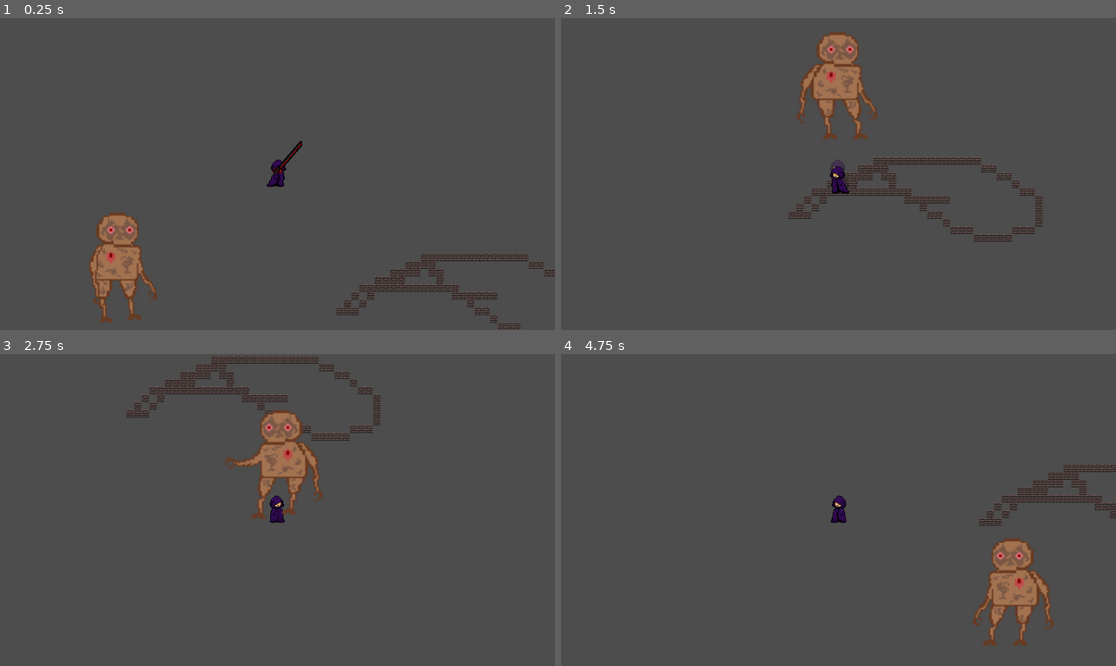
Above: before the commit, frames 1-4 (two rows, left to right).
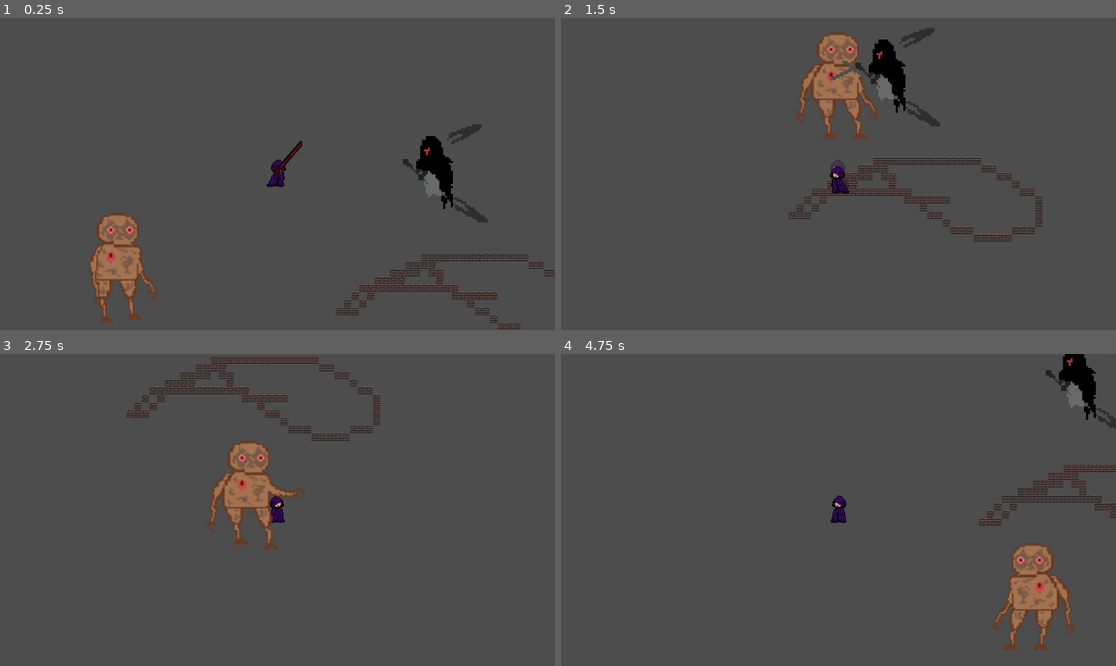
Above: after the commit, the same moments.

Repository: Eathand/GDA-Game
Game: Godot game, scene res://scenes/Main.tscn
Same seed, same stepped clock (60 frames per second), same inputs: the game is played once before the commit and once after it. The engine's default icon, where the game draws it, is replaced by a stand-in: a white triangle on a blue panel in a dark square.
Inputs (mouse positions are in pixels of both pictures, inside the frame that each line leads up to):
- Up to frame 1 (0.25 s): no input
- Up to frame 2 (1.5 s): move the mouse to (960, 158) at 0.52 s; hold D (right) 0.53-1.28 s; click (960, 158) at 0.6 s; move the mouse to (727, 189) at 1.27 s; hold S (down) from 1.28 s (still down); tap Shift (dash) at 1.35 s
- Up to frame 3 (2.75 s): move the mouse to (333, 441) at 2.02 s; release S (down) at 2.03 s; hold D (right) from 2.03 s (still down); tap P (test_damage) at 2.1 s
- Up to frame 4 (4.75 s): move the mouse to (810, 572) at 2.77 s; release D (right) at 2.78 s; hold W (up) 2.78-3.53 s; click (810, 572) at 2.85 s; move the mouse to (1005, 556) at 3.52 s; hold A (left) from 3.53 s (still down); tap Shift (dash) at 3.6 s; move the mouse to (672, 463) at 4.27 s; tap P (test_damage) at 4.35 s

The runs differ from the first frame. In frame 1, 1.3% of the frame differs, in the area x 72-88%, y 34-66%; in frame 2, 1.4%; in frame 3, 4.0%; in frame 4, 4.0%, in the area x 74-100%, y 0-95%.

Commit message:
starting with boss and slash

Diff:
--- a/gda-game-capstone/scenes/Main.tscn
+++ b/gda-game-capstone/scenes/Main.tscn
@@ -6,6 +6,7 @@
 [ext_resource type="Texture2D" uid="uid://778ae7qkf6aw" path="res://tileset/0x72_DungeonTilesetII_v1.7/atlas_walls_low-16x16.png" id="4_vcqlc"]
 [ext_resource type="PackedScene" uid="uid://dw7pcx2ur8mps" path="res://scenes/player.tscn" id="5_5qw7p"]
 [ext_resource type="PackedScene" uid="uid://bdav71f162way" path="res://scenes/mob.tscn" id="6_kkhwn"]
+[ext_resource type="PackedScene" uid="uid://c4agpyawtrg1g" path="res://scenes/boss.tscn" id="7_7wip2"]
 
 [sub_resource type="TileSetAtlasSource" id="TileSetAtlasSource_jl4hk"]
 texture = ExtResource("1_kb3yc")
@@ -905,3 +906,6 @@
 
 [node name="Mob" parent="." instance=ExtResource("6_kkhwn")]
 position = Vector2(97, 432)
+
+[node name="Boss" parent="." instance=ExtResource("7_7wip2")]
+position = Vector2(759, 212)
--- /dev/null
+++ b/gda-game-capstone/scenes/boss.tscn
@@ -0,0 +1,108 @@
+[gd_scene load_steps=16 format=3 uid="uid://c4agpyawtrg1g"]
+
+[ext_resource type="Script" path="res://scripts/boss.gd" id="1_xj2rm"]
+[ext_resource type="Texture2D" uid="uid://6rfv352oqnuw" path="res://assets/boss.png" id="2_cdoq0"]
+[ext_resource type="Texture2D" uid="uid://cuhh2hrmq3mbe" path="res://assets/boss attk-Sheet.png" id="3_m5vrs"]
+
+[sub_resource type="CapsuleShape2D" id="CapsuleShape2D_6s4um"]
+radius = 44.0
+height = 208.0
+
+[sub_resource type="AtlasTexture" id="AtlasTexture_m106n"]
+atlas = ExtResource("3_m5vrs")
+region = Rect2(0, 0, 1024, 1024)
+
+[sub_resource type="AtlasTexture" id="AtlasTexture_gi75c"]
+atlas = ExtResource("3_m5vrs")
+region = Rect2(1024, 0, 1024, 1024)
+
+[sub_resource type="AtlasTexture" id="AtlasTexture_l1o4l"]
+atlas = ExtResource("3_m5vrs")
+region = Rect2(2048, 0, 1024, 1024)
+
+[sub_resource type="AtlasTexture" id="AtlasTexture_o6fpi"]
+atlas = ExtResource("3_m5vrs")
+region = Rect2(3072, 0, 1024, 1024)
+
+[sub_resource type="AtlasTexture" id="AtlasTexture_pruhs"]
+atlas = ExtResource("3_m5vrs")
+region = Rect2(4096, 0, 1024, 1024)
+
+[sub_resource type="AtlasTexture" id="AtlasTexture_mbyhb"]
+atlas = ExtResource("3_m5vrs")
+region = Rect2(5120, 0, 1024, 1024)
+
+[sub_resource type="AtlasTexture" id="AtlasTexture_0gxvg"]
+atlas = ExtResource("3_m5vrs")
+region = Rect2(6144, 0, 1024, 1024)
+
+[sub_resource type="AtlasTexture" id="AtlasTexture_nq25v"]
+atlas = ExtResource("3_m5vrs")
+region = Rect2(7168, 0, 1024, 1024)
+
+[sub_resource type="AtlasTexture" id="AtlasTexture_8eaqx"]
+atlas = ExtResource("3_m5vrs")
+region = Rect2(8192, 0, 1024, 1024)
+
+[sub_resource type="AtlasTexture" id="AtlasTexture_a3u23"]
+atlas = ExtResource("3_m5vrs")
+region = Rect2(9216, 0, 1024, 1024)
+
+[sub_resource type="SpriteFrames" id="SpriteFrames_g55w5"]
+animations = [{
+"frames": [{
+"duration": 1.0,
+"texture": SubResource("AtlasTexture_m106n")
+}, {
+"duration": 1.0,
+"texture": SubResource("AtlasTexture_gi75c")
+}, {
+"duration": 1.0,
+"texture": SubResource("AtlasTexture_l1o4l")
+}, {
+"duration": 1.0,
+"texture": SubResource("AtlasTexture_o6fpi")
+}, {
+"duration": 1.0,
+"texture": SubResource("AtlasTexture_pruhs")
+}, {
+"duration": 1.0,
+"texture": SubResource("AtlasTexture_mbyhb")
+}, {
+"duration": 1.0,
+"texture": SubResource("AtlasTexture_0gxvg")
+}, {
+"duration": 1.0,
+"texture": SubResource("AtlasTexture_nq25v")
+}, {
+"duration": 1.0,
+"texture": SubResource("AtlasTexture_8eaqx")
+}, {
+"duration": 1.0,
+"texture": SubResource("AtlasTexture_a3u23")
+}],
+"loop": true,
+"name": &"attack1",
+"speed": 5.0
+}]
+
+[node name="Boss" type="Node2D"]
+scale = Vector2(0.5, 0.5)
+script = ExtResource("1_xj2rm")
+
+[node name="CharacterBody2D" type="CharacterBody2D" parent="."]
+
+[node name="actualcol" type="CollisionShape2D" parent="CharacterBody2D"]
+shape = SubResource("CapsuleShape2D_6s4um")
+
+[node name="Area2D" type="Area2D" parent="CharacterBody2D"]
+
+[node name="CollisionShape2D" type="CollisionShape2D" parent="CharacterBody2D/Area2D"]
+
+[node name="Sprite2D" type="Sprite2D" parent="CharacterBody2D"]
+texture = ExtResource("2_cdoq0")
+
+[node name="AnimatedSprite2D" type="AnimatedSprite2D" parent="CharacterBody2D"]
+sprite_frames = SubResource("SpriteFrames_g55w5")
+animation = &"attack1"
+frame_progress = 0.975664
--- /dev/null
+++ b/gda-game-capstone/scenes/boss_slash.tscn
@@ -0,0 +1,18 @@
+[gd_scene load_steps=4 format=3 uid="uid://frgvmbwm3bfm"]
+
+[ext_resource type="Script" path="res://scripts/boss_slash.gd" id="1_os7fe"]
+[ext_resource type="Texture2D" uid="uid://dl0m68qoelu7s" path="res://assets/blade_wave.png" id="2_04dlx"]
+
+[sub_resource type="CapsuleShape2D" id="CapsuleShape2D_aymen"]
+height = 444.0
+
+[node name="BossSlash" type="Node2D"]
+script = ExtResource("1_os7fe")
+
+[node name="Area2D" type="Area2D" parent="."]
+
+[node name="CollisionShape2D" type="CollisionShape2D" parent="Area2D"]
+shape = SubResource("CapsuleShape2D_aymen")
+
+[node name="Sprite2D" type="Sprite2D" parent="Area2D"]
+texture = ExtResource("2_04dlx")
--- /dev/null
+++ b/gda-game-capstone/scripts/boss.gd
@@ -0,0 +1,11 @@
+extends Node2D
+
+
+# Called when the node enters the scene tree for the first time.
+func _ready() -> void:
+	pass # Replace with function body.
+
+
+# Called every frame. 'delta' is the elapsed time since the previous frame.
+func _process(delta: float) -> void:
+	pass
--- /dev/null
+++ b/gda-game-capstone/scripts/boss_slash.gd
@@ -0,0 +1,11 @@
+extends Node2D
+
+
+# Called when the node enters the scene tree for the first time.
+func _ready() -> void:
+	pass # Replace with function body.
+
+
+# Called every frame. 'delta' is the elapsed time since the previous frame.
+func _process(delta: float) -> void:
+	pass
Binary file added: gda-game-capstone/assets/blade_wave.png
Not shown, added: gda-game-capstone/assets/blade_wave.png.import
Binary file added: gda-game-capstone/assets/boss attk-Sheet.png
Not shown, added: gda-game-capstone/assets/boss attk-Sheet.png.import
Binary file added: gda-game-capstone/assets/boss.png
Not shown, added: gda-game-capstone/assets/boss.png.import
Not shown: 1 places in gda-game-capstone/scenes/Main.tscn that only renumber resources
